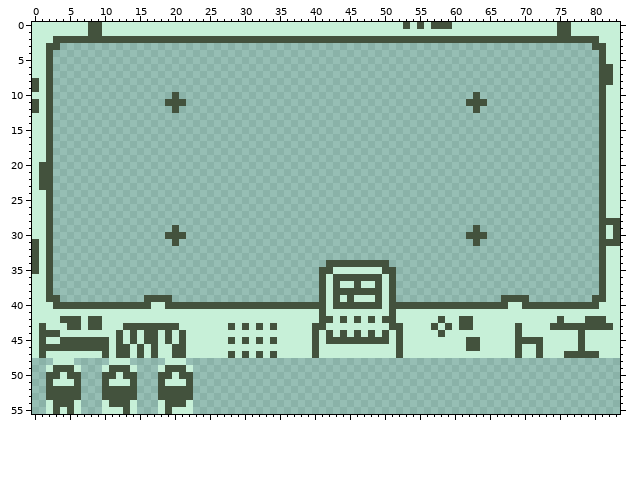
Sprite sheet -- asset-bundles/spritesheet.png. Above, as it was before the edit.
The file is 84x56 pixels.
New version:
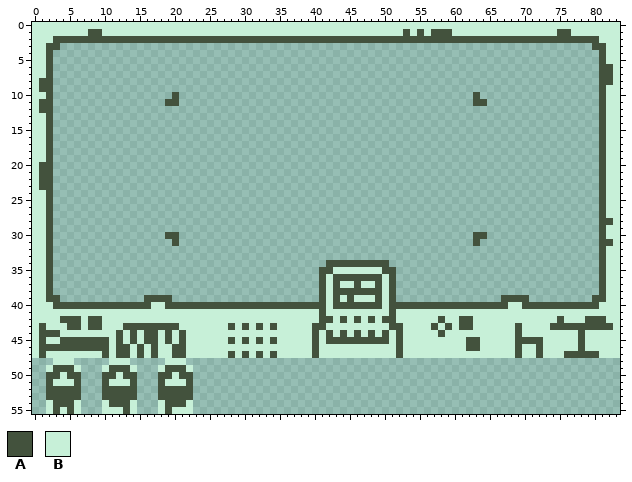
Palette (. is transparent): A #43523d  B #c7f0d8
Diff:
Changed rows in their new state; - is an unchanged pixel.
first column x 8:
 0 BB-------------------------------------------B-B-BBB---------------BB
 1 ---------------------------------------------A-A-AAA-----------------
first column x 0:
 8 BA--------------------------------------------------------------
 9 BA--------------------------------------------------------------
11 BA-------------------.----------------------------------------.-
12 BA------------------.------------------------------------------.
first column x 0:
28 -----------------------------------------------------------------------------------B
29 --------------------.------------------------------------------.-------------------B
30 ---------------------.----------------------------------------.--------------------B
31 B----------------------------------------------------------------------------------B
32 B-----------------------------------------------------------------------------------
33 B-----------------------------------------------------------------------------------
34 B-----------------------------------------------------------------------------------
35 B-----------------------------------------------------------------------------------
